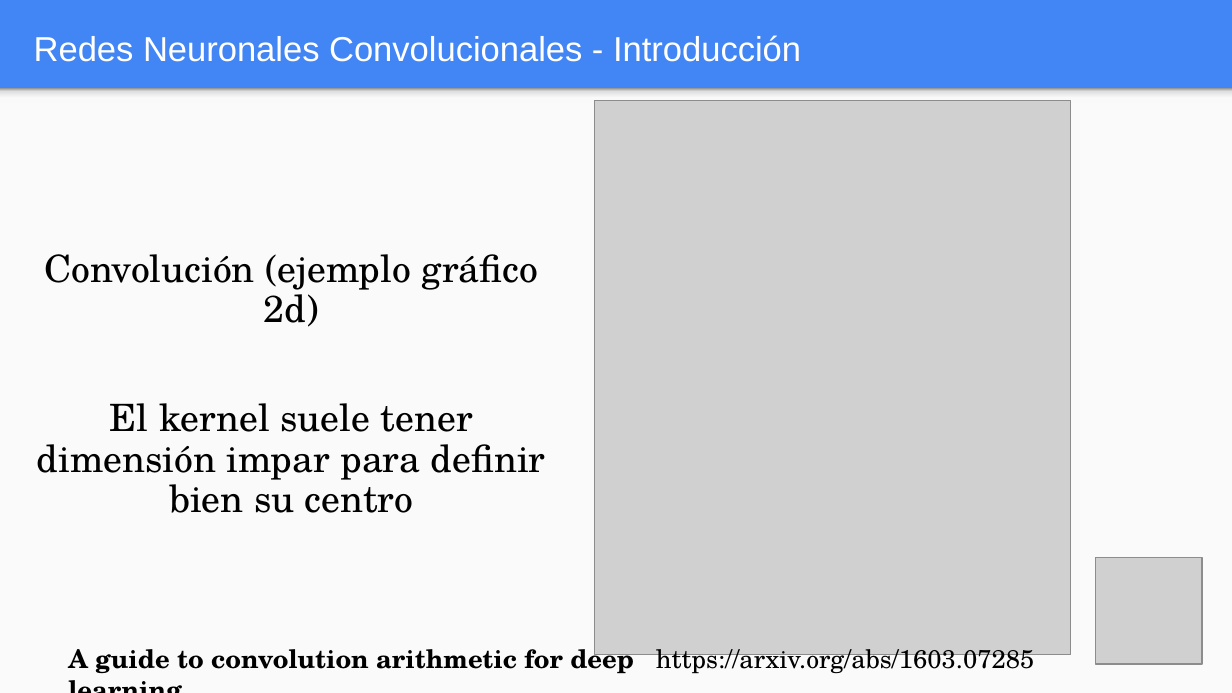
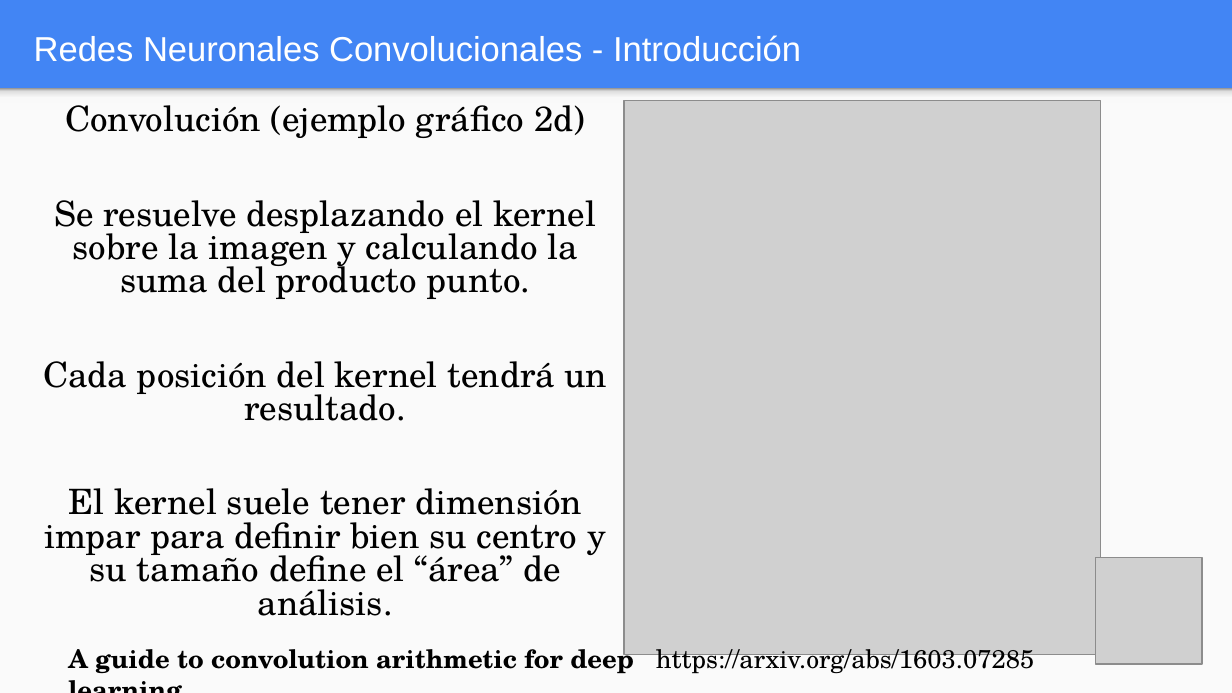
Before and after one commit to FIUBA-Posgrado-Inteligencia-Artificial/aprendizaje_profundo, a slide deck: slide 8 of clase_5/teoria/Clase_5.pptx (slide 9 before the commit). Drawn at 1232x693 pixels with LibreOffice and Linux fonts; fonts in the diff are those of the drawing; grey boxes stand for pictures. Boxes give left, top, right and bottom in pixels: in the first picture for what was removed or moved away, otherwise in the second. Text is boxed around its words. In the diff, an @@ line names an element or a change of style, - is before the commit and + after.

```diff
--- a/clase_5/teoria/Clase_5.pptx
+++ b/clase_5/teoria/Clase_5.pptx
@@ text "Convolución (ejemplo gráfico 2d)": place and size @@
-text "Convolución (ejemplo gráfico 2d)" at bbox=[37, 254, 546, 513]
+text "Convolución (ejemplo gráfico 2d)" at bbox=[43, 105, 608, 616]
@@ text at bbox=[65, 105, 585, 138]: size 22 to 20.4 pt in "Convolución (ejemplo gráfico 2d)"; line spacing 0.9 to 0.8 @@
@@ picture: place and size @@
-picture at bbox=[594, 101, 1071, 655]
+picture at bbox=[623, 101, 1100, 655]
@@ text at bbox=[43, 200, 608, 616]: text changed; size 22 to 20.4 pt @@
-El kernel suele tener dimensión impar para definir bien su centro
+Se resuelve desplazando el kernel sobre la imagen y calculando la suma del producto punto.
+Cada posición del kernel tendrá un resultado.
+El kernel suele tener dimensión impar para definir bien su centro y su tamaño define el “área” de análisis.
```
Also in this commit, not shown: 16 other slides changed, 1 slide added, 1 slide removed, 1 other file.
